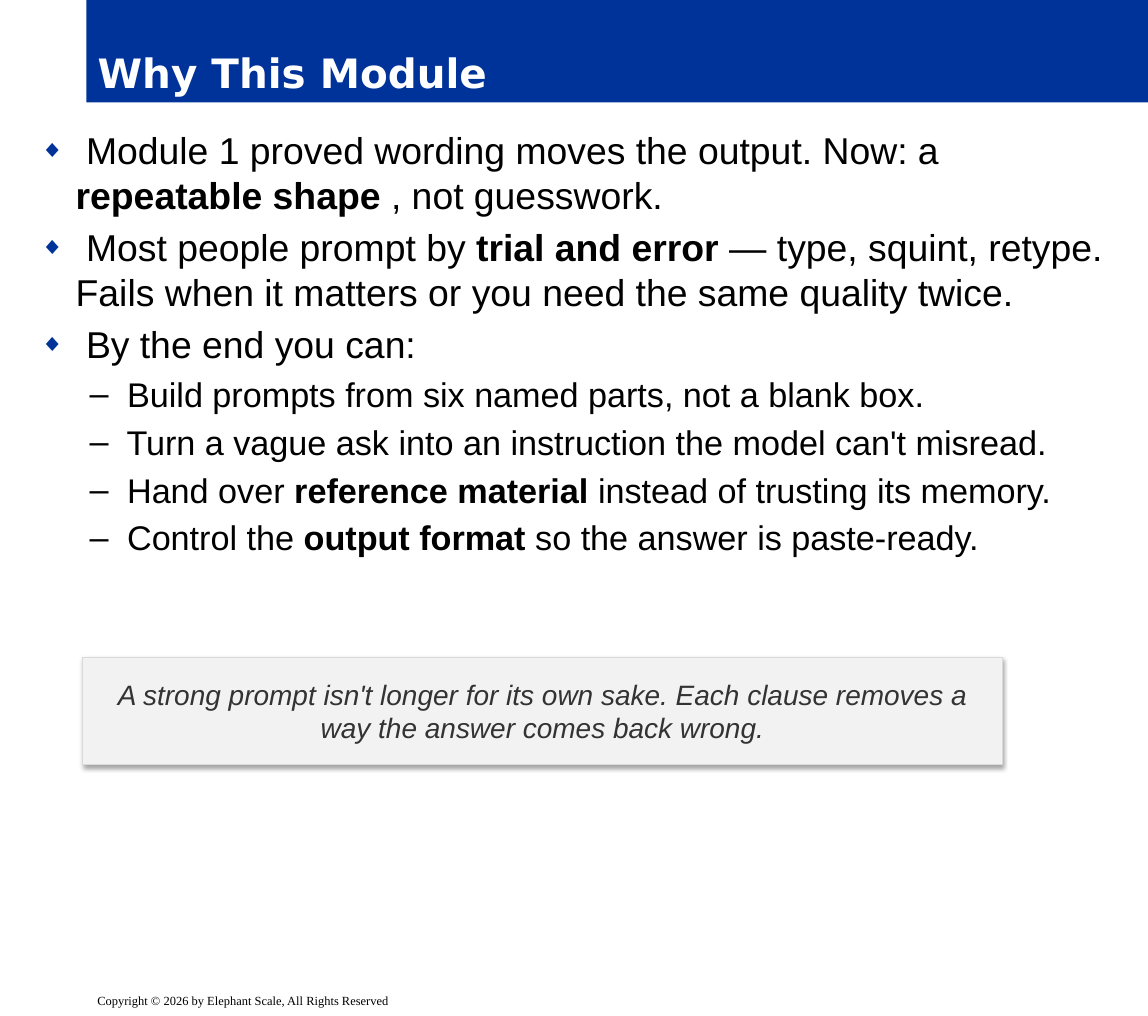
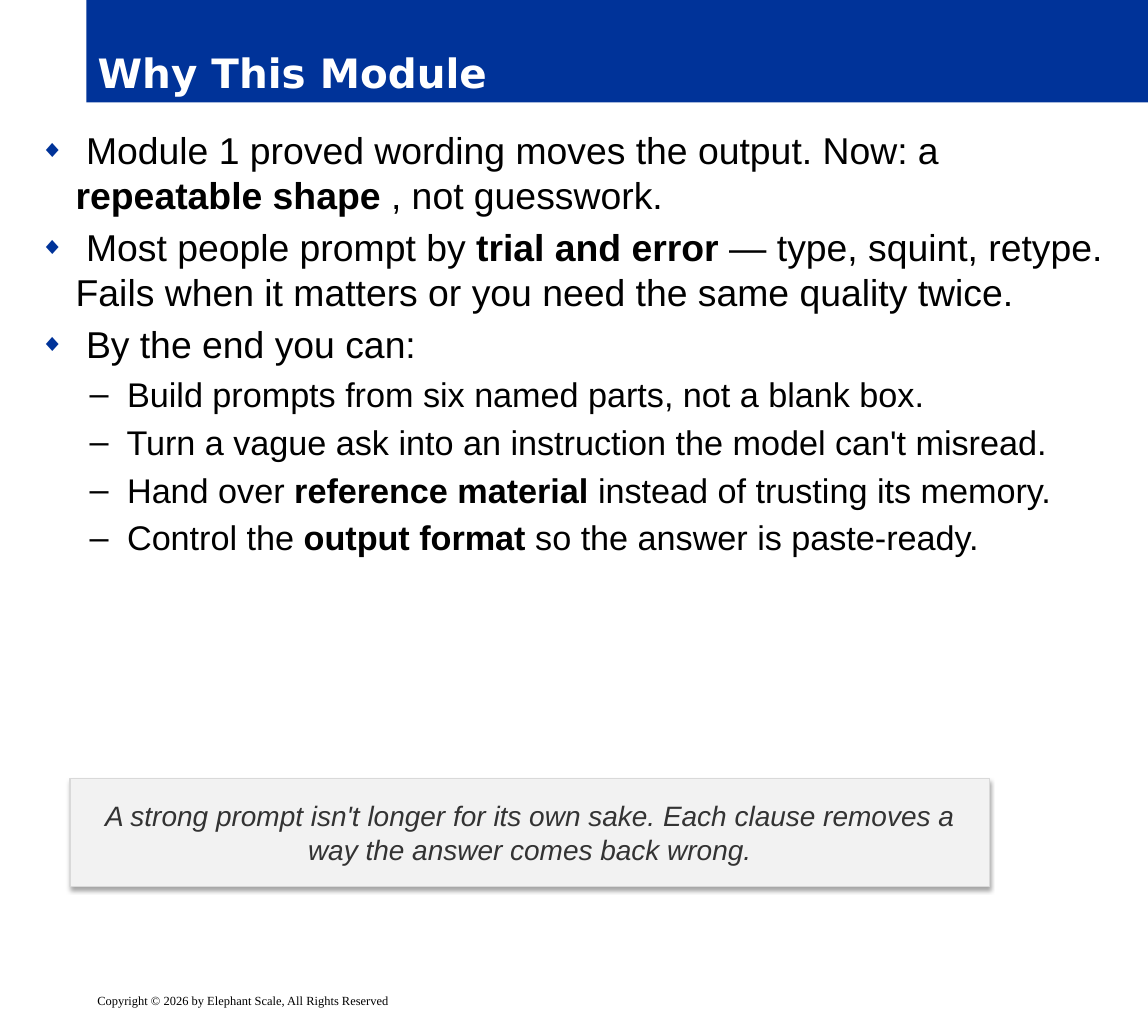
Before and after one commit to elephantscale/Prompt_Engineering_for_Business_Professionals, a slide deck: slide 2 of slides/release/02-anatomy-of-a-prompt.pptx. Drawn at 1148x1016 pixels with LibreOffice and Linux fonts; fonts in the diff are those of the drawing; background and template pictures are left out. Boxes give left, top, right and bottom in pixels: in the first picture for what was removed or moved away, otherwise in the second. Text is boxed around its words. In the diff, an @@ line names an element or a change of style, - is before the commit and + after.

```diff
--- a/slides/release/02-anatomy-of-a-prompt.pptx
+++ b/slides/release/02-anatomy-of-a-prompt.pptx
@@ rectangle "A strong prompt isn't longer ...": place and size @@
-rectangle "A strong prompt isn't longer ..." at bbox=[83, 657, 1002, 765]
+rectangle "A strong prompt isn't longer ..." at bbox=[69, 780, 989, 887]
```
Also in this commit, not shown: 8 other slides changed, 1 other file.
